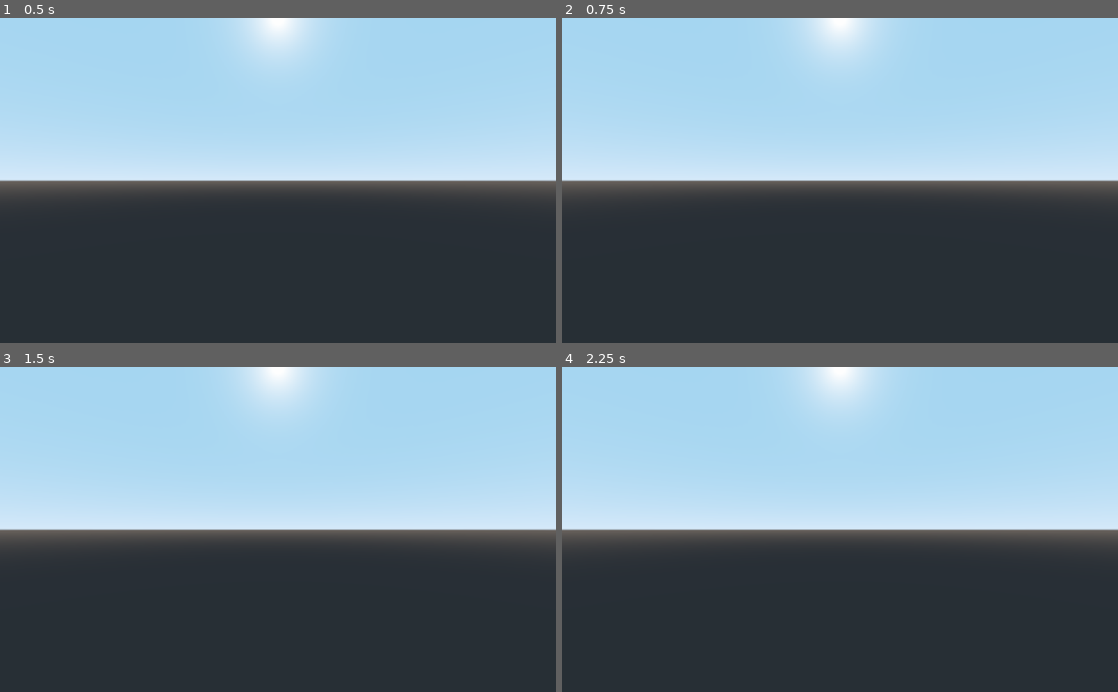
Above: before the commit, frames 1-4 (two rows, left to right).
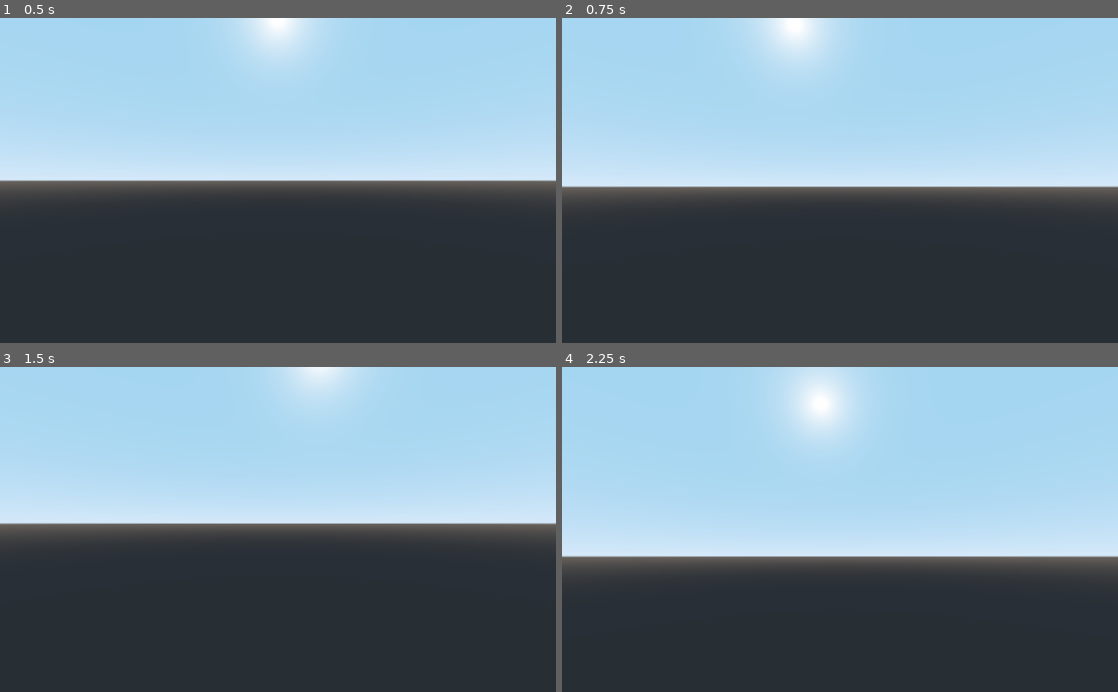
Above: after the commit, the same moments.

Repository: SkeetSkeet-MF/Game-Project
Game: Godot game, scene res://Player.tscn
Two runs of this game, one before a commit and one after it. Both use one fixed random seed, a clock stepped at 60 frames per second and the inputs below. The project has no main scene, so this scene is started directly.
Inputs (mouse positions are in pixels of both pictures, inside the frame that each line leads up to):
- Up to frame 1 (0.5 s): no input
- Up to frame 2 (0.75 s): tap Enter at 0.5 s; move the mouse to (962, 164) at 0.52 s; hold D (movement_right, bound only after the commit) from 0.53 s (still down)
- Up to frame 3 (1.5 s): tap Space at 1.25 s; move the mouse to (166, 545) at 1.27 s; release D (movement_right, bound only after the commit) at 1.28 s; hold S (movement_backward, bound only after the commit) from 1.28 s (still down)
- Up to frame 4 (2.25 s): tap Enter at 2 s; move the mouse to (895, 458) at 2.02 s; release S (movement_backward, bound only after the commit) at 2.03 s; hold D (movement_right, bound only after the commit) from 2.03 s (still down)

Frame 1 is identical in both runs. In frame 2, 4.4% of the frame differs, in the area x 0-100%, y 0-53%; in frame 3, 3.6%; in frame 4, 14%, in the area x 0-100%, y 0-63%.

Commit message:
added alot of fucking code that i didnt write.

Diff:
--- /dev/null
+++ b/Chunk.gd
@@ -0,0 +1,28 @@
+extends Spatial
+
+var mesh_instance
+var noise
+var x
+var z
+var chunk_size
+
+func _init(noise, x, z, chunk_size):
+
+	self.noise = noise
+	self.x = x
+	self.z = z
+	self.chunk_size = chunk_size
+
+func _ready():
+	generate_chunk()
+
+func generate_chunk():
+
+	var plane_mesh = PlaneMesh.new()
+	plane_mesh.size = Vector2(chunk_size, chunk_size)
+	plane_mesh.subdivide_depth = chunk_size * 0.5
+	plane_mesh.subdivide_width = chunk_size * 0.5
+
+	# TODO give a material
+
+	var surface_tool = SurfaceTool.new()
--- /dev/null
+++ b/Chunk.tscn
@@ -0,0 +1,6 @@
+[gd_scene load_steps=2 format=2]
+
+[ext_resource path="res://Chunk.gd" type="Script" id=1]
+
+[node name="Chunk" type="Spatial"]
+script = ExtResource( 1 )
--- /dev/null
+++ b/Player.gd
@@ -0,0 +1,100 @@
+extends KinematicBody
+
+const GRAVITY = -24.8
+var vel = Vector3()
+const MAX_SPEED = 20
+const JUMP_SPEED = 18
+const ACCEL = 4.5
+
+var dir = Vector3()
+
+const DEACCEL= 16
+const MAX_SLOPE_ANGLE = 40
+
+var camera
+var rotation_helper
+
+var MOUSE_SENSITIVITY = 0.05
+
+func _ready():
+	camera = $Rotation_Helper/Camera
+	rotation_helper = $Rotation_Helper
+
+	Input.set_mouse_mode(Input.MOUSE_MODE_CAPTURED)
+
+func _physics_process(delta):
+	process_input(delta)
+	process_movement(delta)
+
+func process_input(delta):
+
+	# ----------------------------------
+	# Walking
+	dir = Vector3()
+	var cam_xform = camera.get_global_transform()
+
+	var input_movement_vector = Vector2()
+
+	if Input.is_action_pressed("movement_forward"):
+		input_movement_vector.y += 1
+	if Input.is_action_pressed("movement_backward"):
+		input_movement_vector.y -= 1
+	if Input.is_action_pressed("movement_left"):
+		input_movement_vector.x -= 1
+	if Input.is_action_pressed("movement_right"):
+		input_movement_vector.x += 1
+
+	input_movement_vector = input_movement_vector.normalized()
+
+	# Basis vectors are already normalized.
+	dir += -cam_xform.basis.z * input_movement_vector.y
+	dir += cam_xform.basis.x * input_movement_vector.x
+	# ----------------------------------
+
+	# ----------------------------------
+	# Jumping
+	#if is_on_floor():
+	#	if Input.is_action_just_pressed("movement_jump"):
+	#		vel.y = JUMP_SPEED
+	# ----------------------------------
+
+	# ----------------------------------
+	# Capturing/Freeing the cursor
+	if Input.is_action_just_pressed("ui_cancel"):
+		if Input.get_mouse_mode() == Input.MOUSE_MODE_VISIBLE:
+			Input.set_mouse_mode(Input.MOUSE_MODE_CAPTURED)
+		else:
+			Input.set_mouse_mode(Input.MOUSE_MODE_VISIBLE)
+	# ----------------------------------
+
+func process_movement(delta):
+	dir.y = 0
+	dir = dir.normalized()
+
+	#vel.y += delta * GRAVITY
+
+	var hvel = vel
+	hvel.y = 0
+
+	var target = dir
+	target *= MAX_SPEED
+
+	var accel
+	if dir.dot(hvel) > 0:
+		accel = ACCEL
+	else:
+		accel = DEACCEL
+
+	hvel = hvel.linear_interpolate(target, accel * delta)
+	vel.x = hvel.x
+	vel.z = hvel.z
+	vel = move_and_slide(vel, Vector3(0, 1, 0), 0.05, 4, deg2rad(MAX_SLOPE_ANGLE))
+
+func _input(event):
+	if event is InputEventMouseMotion and Input.get_mouse_mode() == Input.MOUSE_MODE_CAPTURED:
+		rotation_helper.rotate_x(deg2rad(event.relative.y * MOUSE_SENSITIVITY * -1))
+		self.rotate_y(deg2rad(event.relative.x * MOUSE_SENSITIVITY * -1))
+
+		var camera_rot = rotation_helper.rotation_degrees
+		camera_rot.x = clamp(camera_rot.x, -70, 70)
+		rotation_helper.rotation_degrees = camera_rot
--- a/Player.tscn
+++ b/Player.tscn
@@ -1,7 +1,16 @@
-[gd_scene format=2]
+[gd_scene load_steps=3 format=2]
+
+[ext_resource path="res://Player.gd" type="Script" id=1]
+
+[sub_resource type="CapsuleShape" id=1]
 
 [node name="Player" type="KinematicBody"]
+script = ExtResource( 1 )
 
 [node name="Rotation_Helper" type="Spatial" parent="."]
 
 [node name="Camera" type="Camera" parent="Rotation_Helper"]
+
+[node name="CollisionShape" type="CollisionShape" parent="."]
+transform = Transform( 1, 0, 0, 0, -1.62921e-07, -1, 0, 1, -1.62921e-07, 0, 0, 0 )
+shape = SubResource( 1 )
--- a/project.godot
+++ b/project.godot
@@ -18,6 +18,29 @@
 config/name="Game Project"
 config/icon="res://icon.png"
 
+[input]
+
+movement_forward={
+"deadzone": 0.5,
+"events": [ Object(InputEventKey,"resource_local_to_scene":false,"resource_name":"","device":0,"alt":false,"shift":false,"control":false,"meta":false,"command":false,"pressed":false,"scancode":87,"unicode":0,"echo":false,"script":null)
+ ]
+}
+movement_backward={
+"deadzone": 0.5,
+"events": [ Object(InputEventKey,"resource_local_to_scene":false,"resource_name":"","device":0,"alt":false,"shift":false,"control":false,"meta":false,"command":false,"pressed":false,"scancode":83,"unicode":0,"echo":false,"script":null)
+ ]
+}
+movement_left={
+"deadzone": 0.5,
+"events": [ Object(InputEventKey,"resource_local_to_scene":false,"resource_name":"","device":0,"alt":false,"shift":false,"control":false,"meta":false,"command":false,"pressed":false,"scancode":65,"unicode":0,"echo":false,"script":null)
+ ]
+}
+movement_right={
+"deadzone": 0.5,
+"events": [ Object(InputEventKey,"resource_local_to_scene":false,"resource_name":"","device":0,"alt":false,"shift":false,"control":false,"meta":false,"command":false,"pressed":false,"scancode":68,"unicode":0,"echo":false,"script":null)
+ ]
+}
+
 [physics]
 
 common/enable_pause_aware_picking=true
